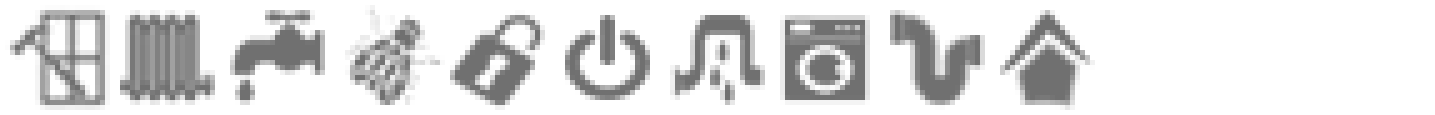
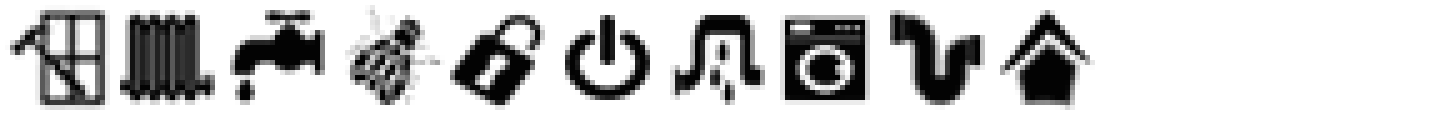
Two versions of the same layered image (w=1435, h=115). Layer-by-layer changes:
"Layer 10": opacity 56% → 99% over (10, 5, 1095, 110)
